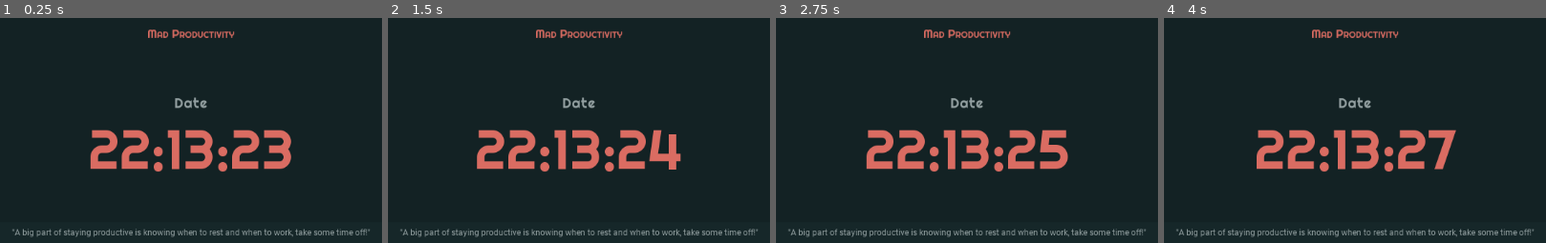
Above: before the commit, frames 1-4 (left to right).
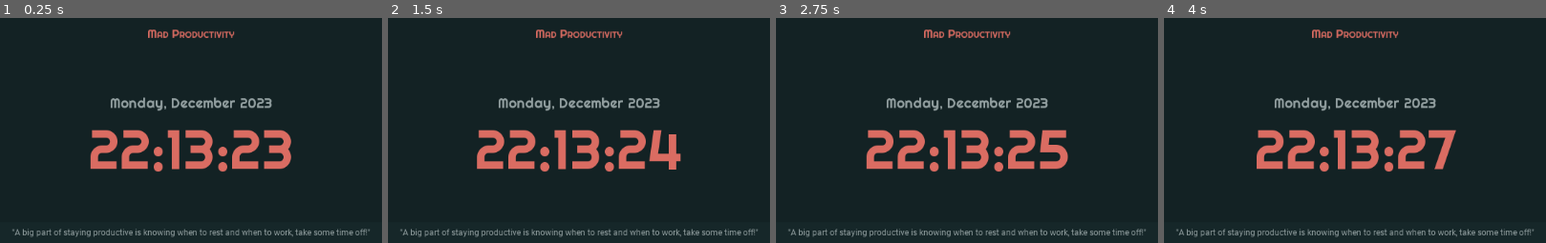
Above: after the commit, the same moments.

Repository: Mad-Cookies-Studio/mad-productivity
Game: Godot game, scene res://Main.tscn
Same seed, same stepped clock (60 frames per second), same inputs: the game is played once before the commit and once after it.
Inputs (mouse positions are % of the whole screen's width and height, from its top left):
- Up to frame 1 (0.25 s): no input
- Up to frame 2 (1.5 s): click (97, 3) at 0.5 s; click (2, 38) at 1.25 s
- Up to frame 3 (2.75 s): click (2, 46) at 2 s
- Up to frame 4 (4 s): click (2, 54) at 2.75 s; click (2, 62) at 3.5 s
The pictures show only the part of the screen within x 27-77%, y 0-50%; the shares and areas given below are measured in that part.

The runs differ from the first frame. In frame 1, 1.1% of the frame differs, in the area x 29-72%, y 35-42%; in frame 2, 1.1%; in frame 3, 1.1%; in frame 4, 1.1%.
Error before the commit: Invalid get index '11' (on base: 'Array'). (res://Scripts/Views/Dashboard.gd:32)

Commit message:
CHANGE: Moved date const's to the singleton.

Diff:
--- a/Scripts/Defaults.gd
+++ b/Scripts/Defaults.gd
@@ -1,4 +1,7 @@
 extends Node
+
+const DAYS : Array = ["Monday", "Tuesday", "Wednesday", "Thursday", "Friday", "Saturday", "Sunday"]
+const MONTHS : Array = ["January", "February", "March", "April", "May", "June", "July", "August", "September", "October", "November", "December"]
 
 export(Color) var btn_active_colour : Color
 export(Color) var btn_inactive_colour : Color
--- a/Scripts/Views/Dashboard.gd
+++ b/Scripts/Views/Dashboard.gd
@@ -1,7 +1,4 @@
 extends Control
-
-const DAYS : Array = ["Monday", "Tuesday", "Wednesday", "Thursday", "Friday", "Saturday", "Sunday"]
-const MONTHS : Array = ["January", "Febrruary", "March", "April", "May", "June", "July"]
 
 func _ready() -> void:
 	update_time()
@@ -29,4 +26,4 @@
 
 func update_date() -> void:
 	var date = OS.get_datetime()
-	$VBoxContainer/Date.text = DAYS[date.day % 7] + ", " + MONTHS[date.month] + " " + str(date.year)
+	$VBoxContainer/Date.text = Defaults.DAYS[date.day % 7] + ", " + Defaults.MONTHS[date.month] + " " + str(date.year)
